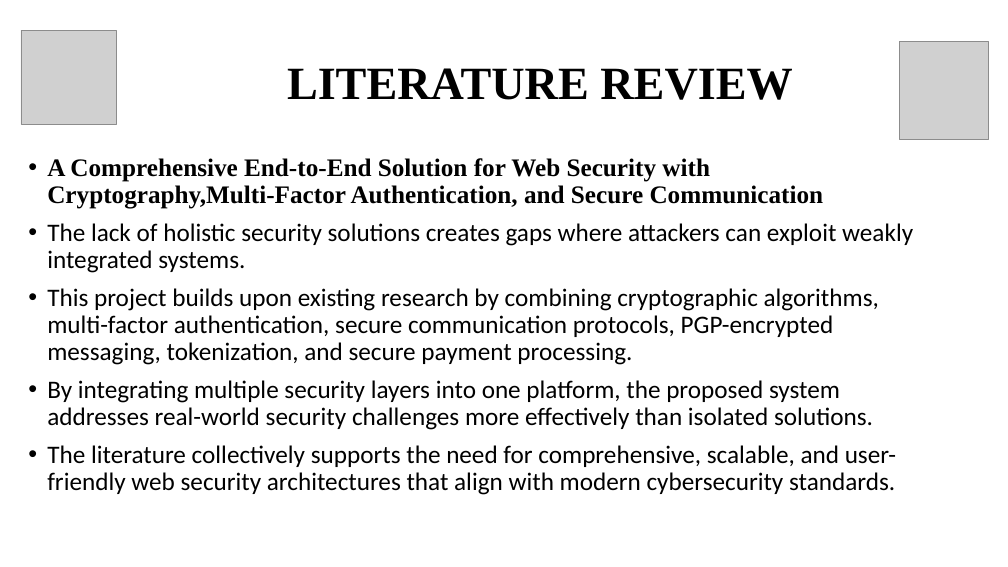
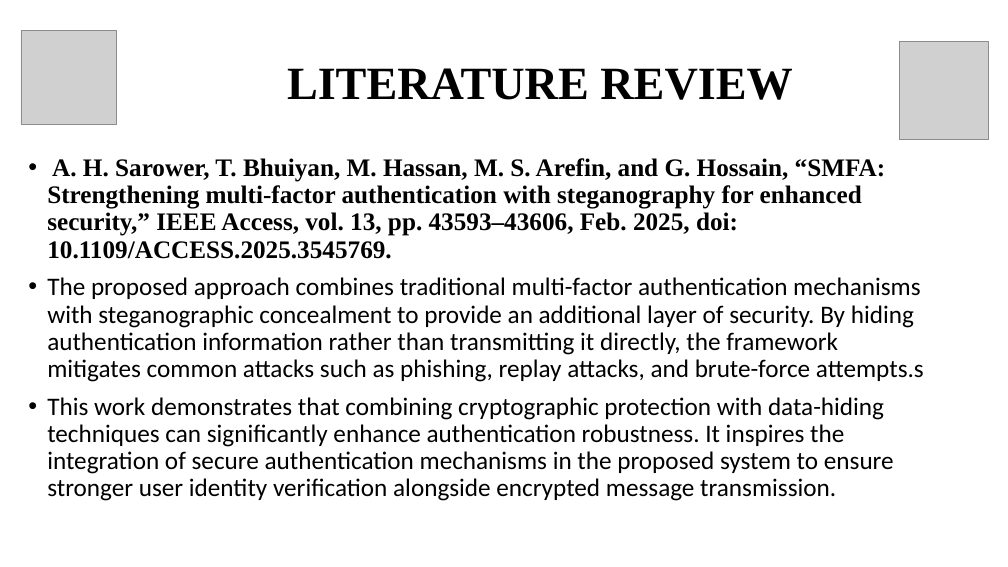
Before and after one commit to K-Aloysius-Rosario/Project, a slide deck: slide 9 of Secure Network Messenger Using ssh for Improved Anonymity.pptx. Drawn at 1008x567 pixels with LibreOffice and Linux fonts; fonts in the diff are those of the drawing; grey boxes stand for pictures. Boxes give left, top, right and bottom in pixels: in the first picture for what was removed or moved away, otherwise in the second. Text is boxed around its words. In the diff, an @@ line names an element or a change of style, - is before the commit and + after.

```diff
--- a/Secure Network Messenger Using ssh for Improved Anonymity.pptx
+++ b/Secure Network Messenger Using ssh for Improved Anonymity.pptx
@@ text at (47, 158, 924, 501): text changed @@
-• A Comprehensive End-to-End Solution for Web Security with Cryptography,Multi-Factor Authentication, and Secure Communication
-• The lack of holistic security solutions creates gaps where attackers can exploit weakly integrated systems.
-• This project builds upon existing research by combining cryptographic algorithms, multi-factor authentication, secure communication protocols, PGP-encrypted messaging, tokenization, and secure payment processing.
-• By integrating multiple security layers into one platform, the proposed system addresses real-world security challenges more effectively than isolated solutions.
-• The literature collectively supports the need for comprehensive, scalable, and user-friendly web security architectures that align with modern cybersecurity standards.
+• A. H. Sarower, T. Bhuiyan, M. Hassan, M. S. Arefin, and G. Hossain, “SMFA: Strengthening multi-factor authentication with steganography for enhanced security,” IEEE Access, vol. 13, pp. 43593–43606, Feb. 2025, doi: 10.1109/ACCESS.2025.3545769.
+• The proposed approach combines traditional multi-factor authentication mechanisms with steganographic concealment to provide an additional layer of security. By hiding authentication information rather than transmitting it directly, the framework mitigates common attacks such as phishing, replay attacks, and brute-force attempts.s
+• This work demonstrates that combining cryptographic protection with data-hiding techniques can significantly enhance authentication robustness. It inspires the integration of secure authentication mechanisms in the proposed system to ensure stronger user identity verification alongside encrypted message transmission.
```
Also in this commit, not shown: 3 other slides changed, 2 other files.
